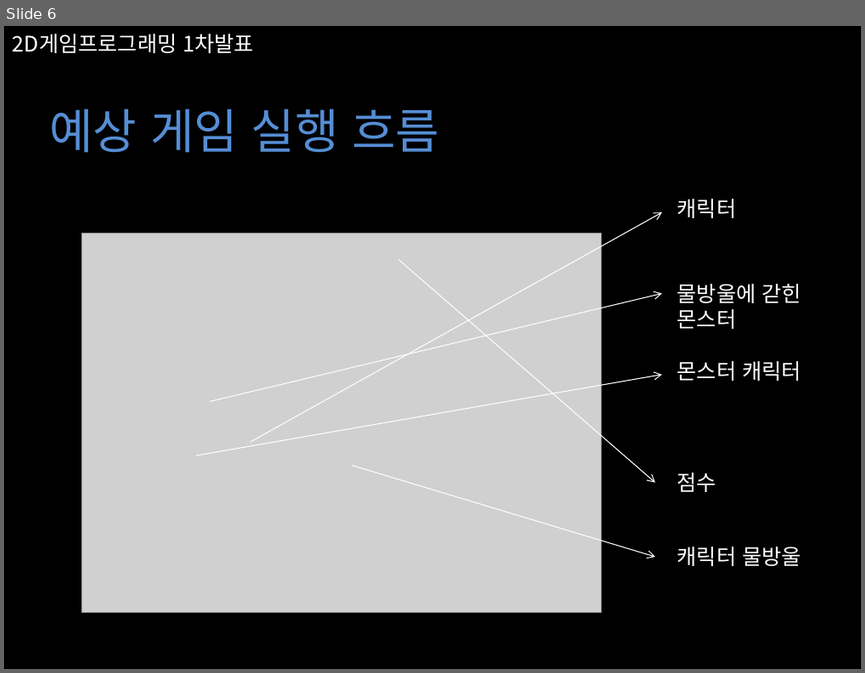
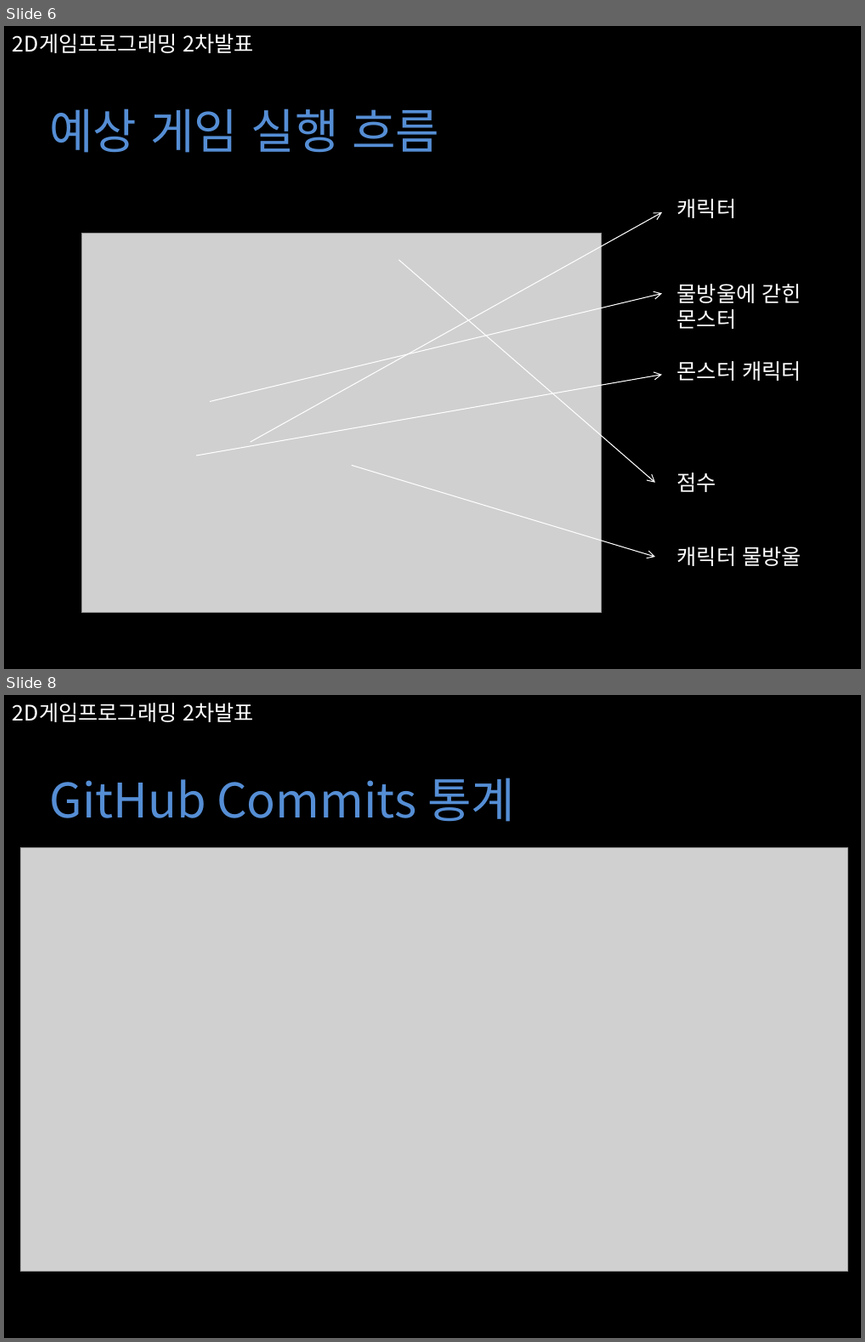
Before and after one commit to Dahye11/Dahye, a slide deck: 2DGP/2/2015182004 KimDaHye_2차발표.pptx. Shown one above the other, each under a label of ours: slide 6 before the commit, slides 6 and 8 after it; the slides between them are not shown. The pictures are 865x673 and 865x1342 pixels, drawn with LibreOffice and Linux fonts; fonts in the diff are those of the drawing; grey boxes stand for pictures. Boxes give left, top, right and bottom in pixels: in the first picture for what was removed or moved away, otherwise in the second. Text is boxed around its words. In the diff, an @@ line names an element or a change of style, - is before the commit and + after.

```diff
--- a/2DGP/2/2015182004 KimDaHye_2차발표.pptx
+++ b/2DGP/2/2015182004 KimDaHye_2차발표.pptx
@@ slide 8 added at [4, 695, 861, 1338], background #000000 @@
@@ text added at [12, 703, 255, 722], 18 pt, text #FFFFFF @@
+2D게임프로그래밍 2차발표
@@ text added at [49, 777, 515, 822], 40 pt, text #558ED5 @@
+GitHub Commits 통계
@@ picture added at [21, 847, 848, 1270] @@
@@ slide 6 changed as well @@
@@ text at [12, 34, 255, 53]: text changed @@
-2D게임프로그래밍 1차발표
+2D게임프로그래밍 2차발표
```
Also in this commit, not shown: 6 other slides changed, 1 other file.
